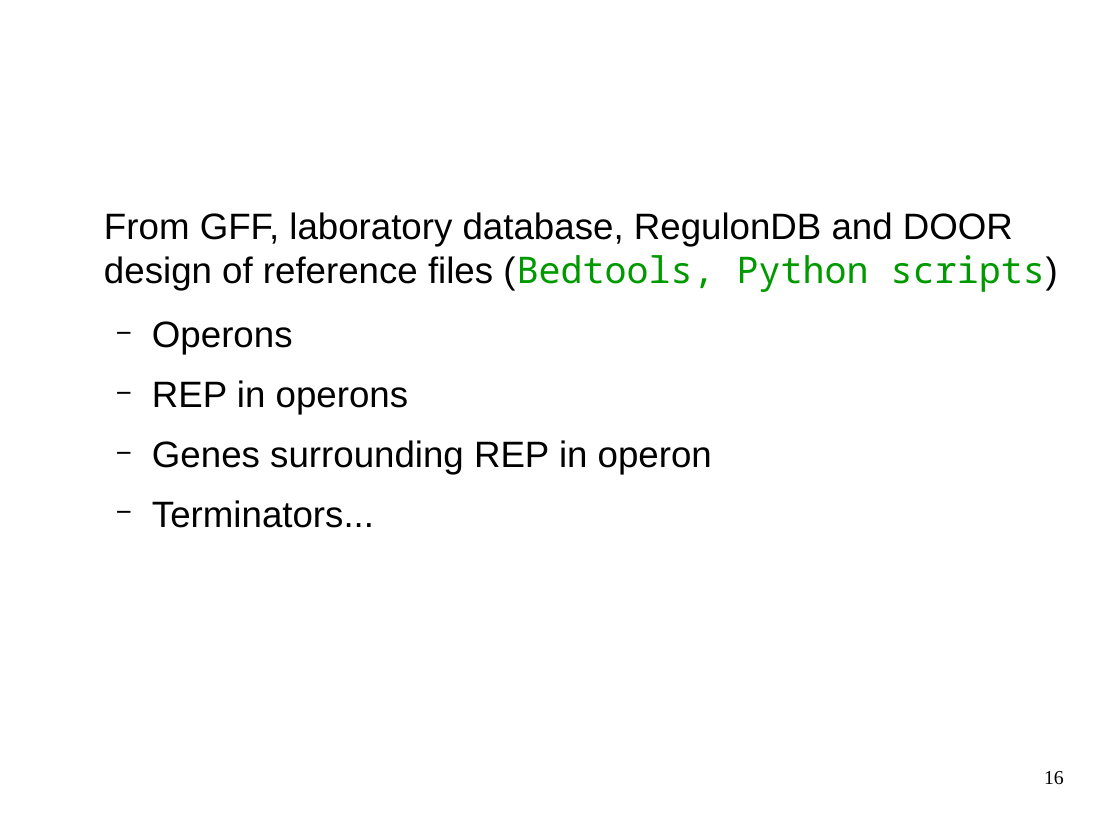
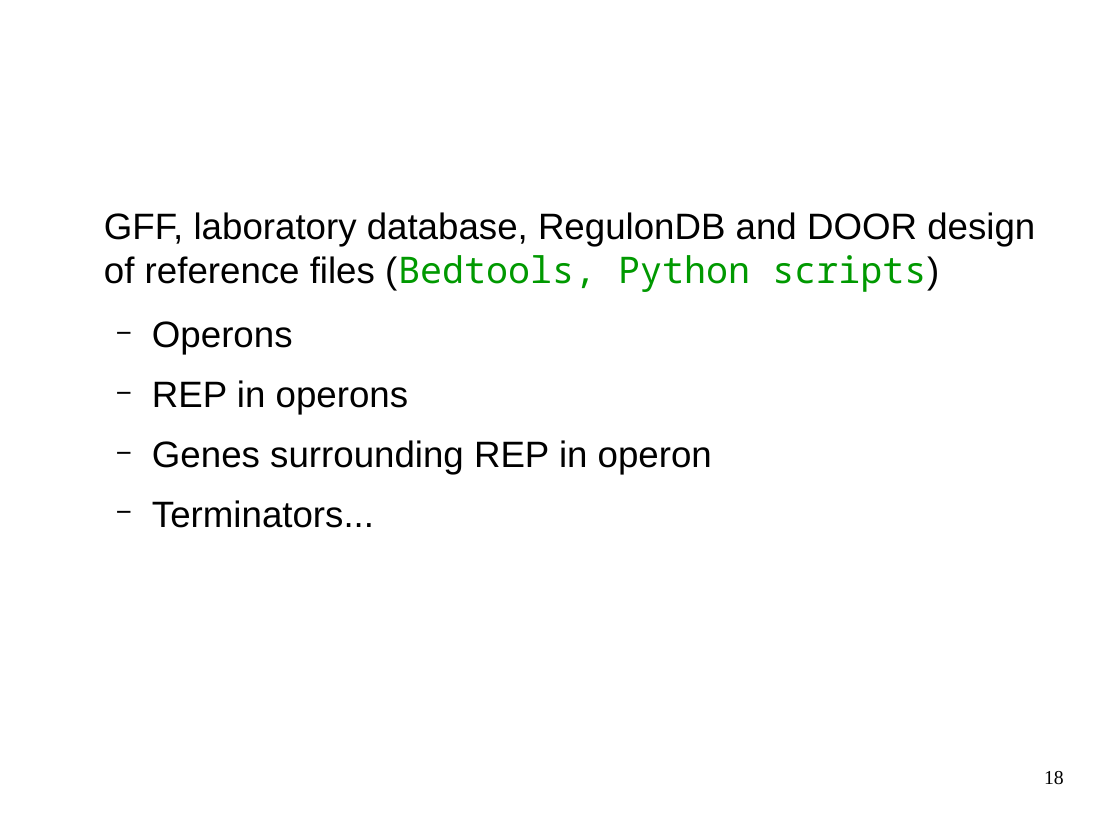
Before and after one commit to mesmeraf/stage_M2, a slide deck: slide 18 of presentations/presentation_labo_03-19.odp (slide 16 before the commit). Drawn at 1120x840 pixels with LibreOffice and Linux fonts; fonts in the diff are those of the drawing; background and template pictures are left out. Boxes give left, top, right and bottom in pixels: in the first picture for what was removed or moved away, otherwise in the second. Text is boxed around its words. In the diff, an @@ line names an element or a change of style, - is before the commit and + after.

```diff
--- a/presentations/presentation_labo_03-19.odp
+++ b/presentations/presentation_labo_03-19.odp
@@ text at (x1=104, y1=212, x2=1035, y2=292): text changed @@
-From GFF, laboratory database, RegulonDB and DOOR design of reference files (Bedtools, Python scripts)
+GFF, laboratory database, RegulonDB and DOOR design of reference files (Bedtools, Python scripts)
@@ page number at (x1=1044, y1=771, x2=1064, y2=785): text changed @@
-16
+18
```
Also in this commit, not shown: 18 other slides changed, 2 slides added, 3 other files.
